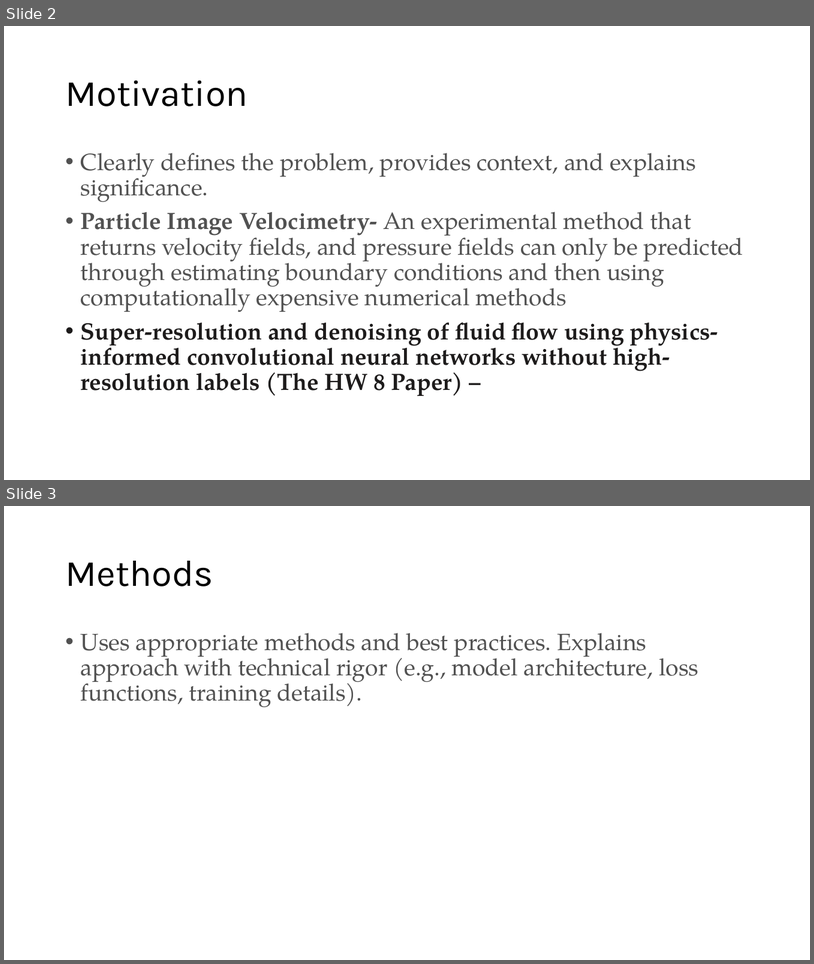
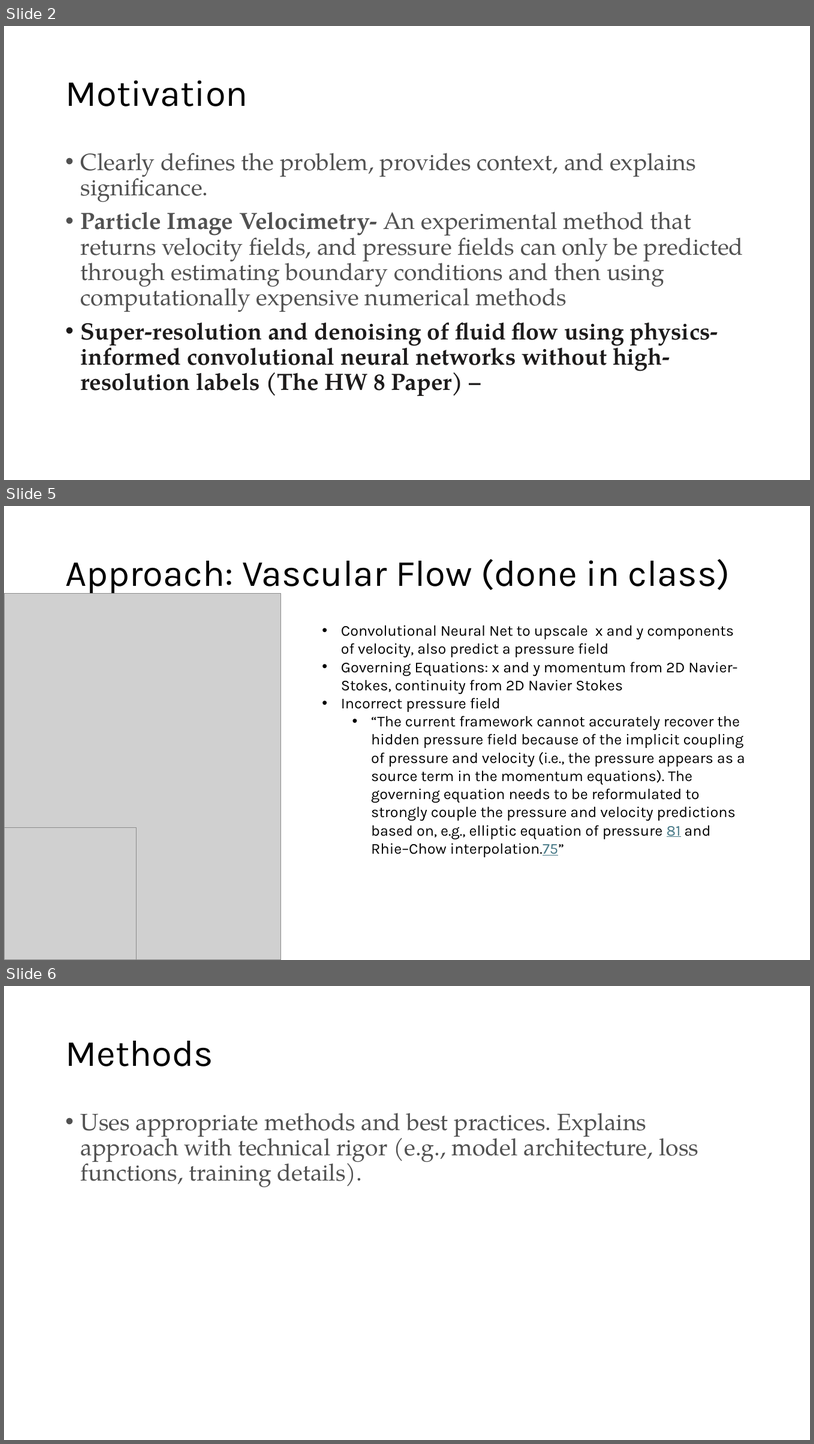
Before and after one commit to JacobChild/DeepLearning, a slide deck: Pressure_Prediction_Project/PressPredProjPres.pptx. Shown one above the other, each under a label of ours: slides 2 and 3 before the commit, slides 2, 5 and 6 after it; the slides between them are not shown. The pictures are 814x964 and 814x1444 pixels, drawn with LibreOffice and Linux fonts; fonts in the diff are those of the drawing; grey boxes stand for pictures. Boxes give left, top, right and bottom in pixels: in the first picture for what was removed or moved away, otherwise in the second. Text is boxed around its words. In the diff, an @@ line names an element or a change of style, - is before the commit and + after.

```diff
--- a/Pressure_Prediction_Project/PressPredProjPres.pptx
+++ b/Pressure_Prediction_Project/PressPredProjPres.pptx
@@ slide 5 added at [4,506,810,960], background #FFFFFF @@
@@ title added at [65,559,730,595], 44 pt, text #000000 @@
+Approach: Vascular Flow (done in class)
@@ picture added at [4,594,281,960] @@
@@ text added at [341,625,746,857], 18 pt, text #000000 @@
+• Convolutional Neural Net to upscale x and y components of velocity, also predict a pressure field
+• Governing Equations: x and y momentum from 2D Navier-Stokes, continuity from 2D Navier Stokes
+• Incorrect pressure field
+  • “The current framework cannot accurately recover the hidden pressure field because of the implicit coupling of pressure and velocity (i.e., the pressure appears as a source term in the momentum equations). The governing equation needs to be reformulated to strongly couple the pressure and velocity predictions based on, e.g., elliptic equation of pressure 81 and Rhie–Chow interpolation.75”
@@ picture added at [4,827,137,960] @@
@@ what was slide 3 is now slide 6 @@
```
Also in this commit, not shown: 1 slide changed, 3 other slides added, 29 other files.
